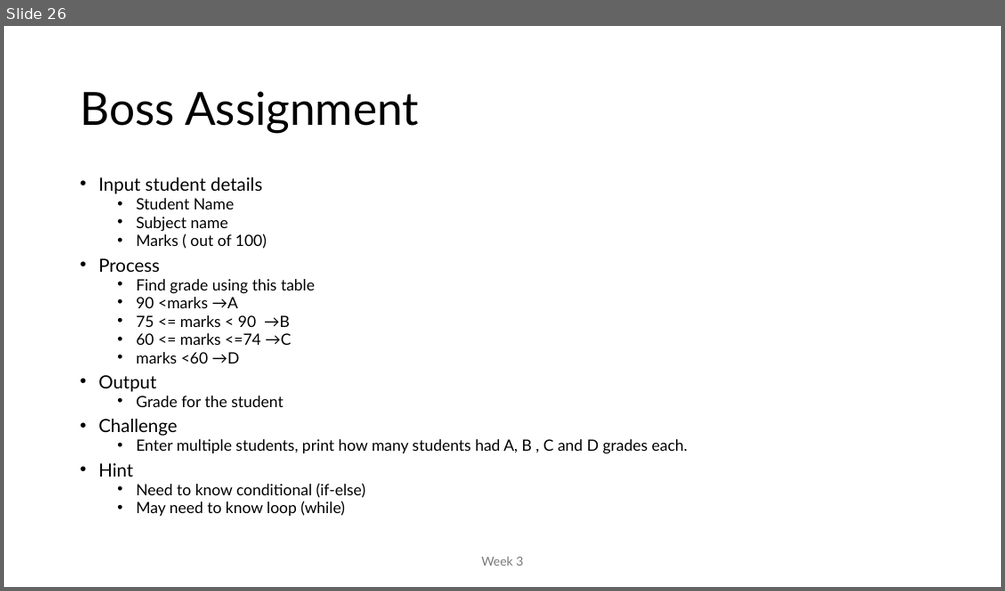
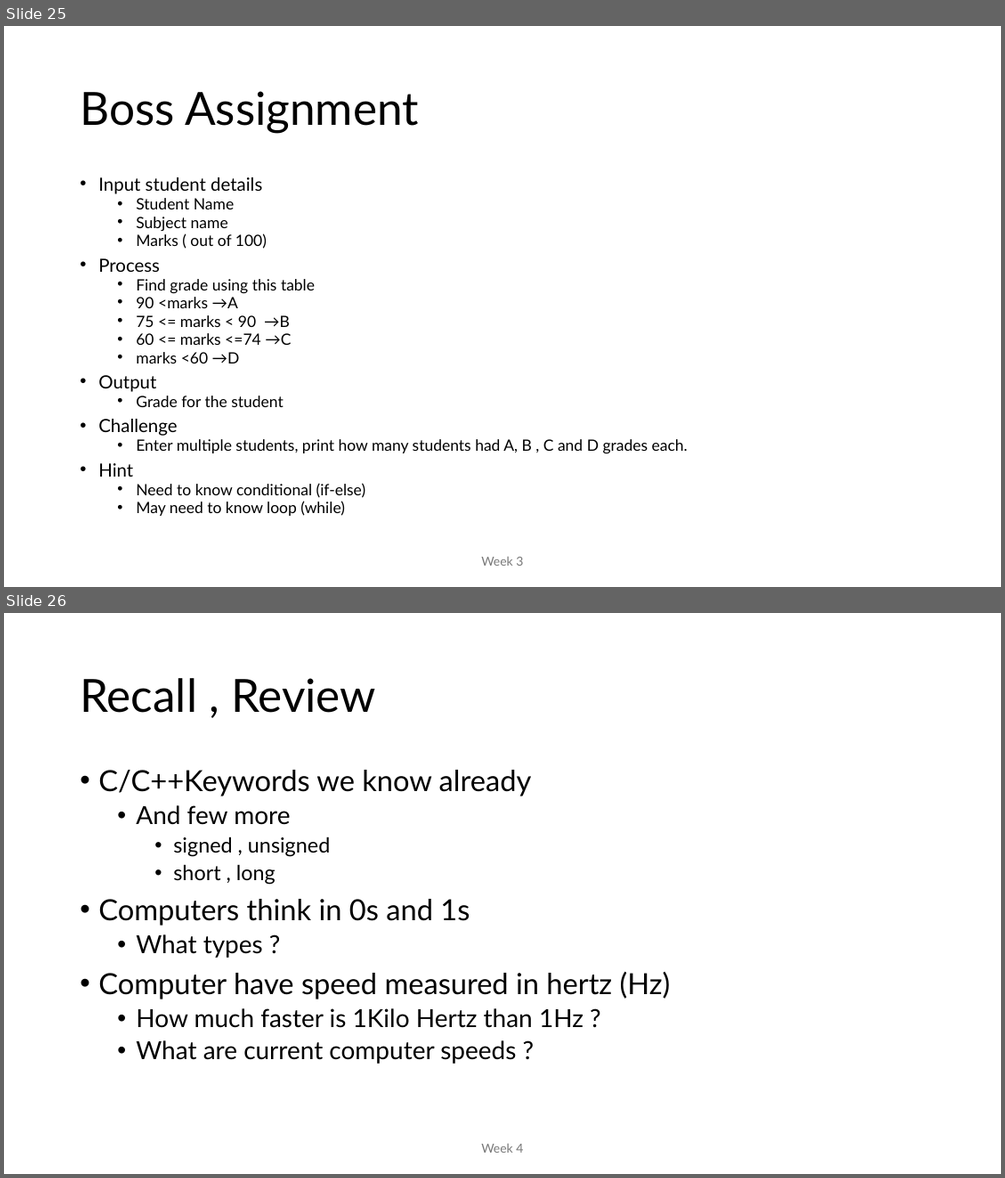
Before and after one commit to MoklaEducation/ems_fall_2025_cpp101, a slide deck: all/Intro to Programming_all.pptx. Shown one above the other, each under a label of ours: slide 26 before the commit, slides 25 and 26 after it. The pictures are 1005x591 and 1005x1178 pixels, drawn with LibreOffice and Linux fonts; fonts in the diff are those of the drawing. Boxes give left, top, right and bottom in pixels: in the first picture for what was removed or moved away, otherwise in the second. Text is boxed around its words. In the diff, an @@ line names an element or a change of style, - is before the commit and + after.

Commit message:
week 4

```diff
--- a/all/Intro to Programming_all.pptx
+++ b/all/Intro to Programming_all.pptx
@@ slide 26 added at [4,613,1001,1174], background #FFFFFF @@
@@ title added at [80,678,376,713], 44 pt, text #000000 @@
+Recall , Review
@@ text added at [98,770,671,1063], 28 pt, text #000000 @@
+• C/C++Keywords we know already
+  • And few more
+    • signed , unsigned
+    • short , long
+• Computers think in 0s and 1s
+  • What types ?
+• Computer have speed measured in hertz (Hz)
+  • How much faster is 1Kilo Hertz than 1Hz ?
+  • What are current computer speeds ?
@@ text added at [481,1143,523,1152], 12 pt, text #797979 @@
+Week 4
@@ what was slide 26 is now slide 25 @@
```
Also in this commit, not shown: 3 slides changed, 12 other slides added, 1 slide removed, 4 other files.
